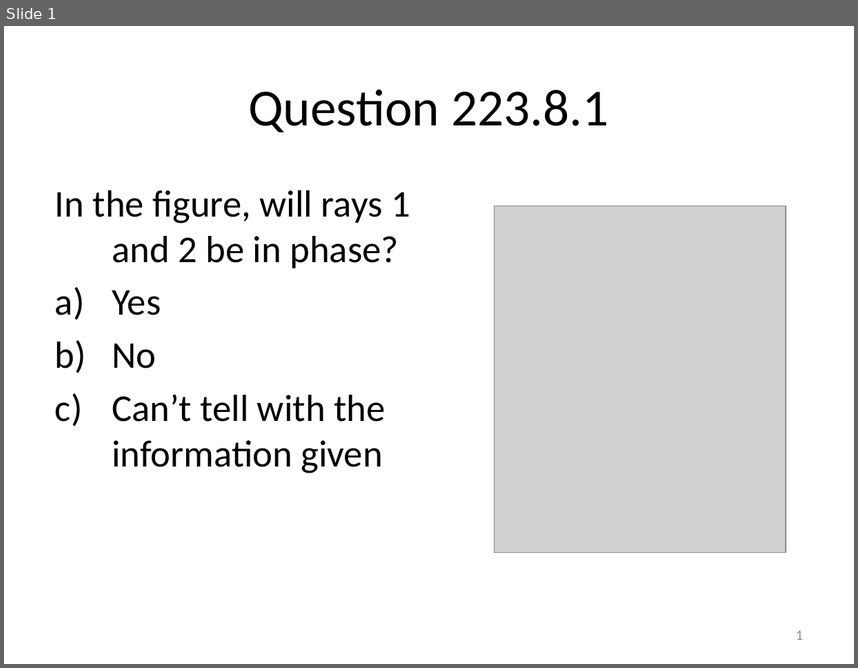
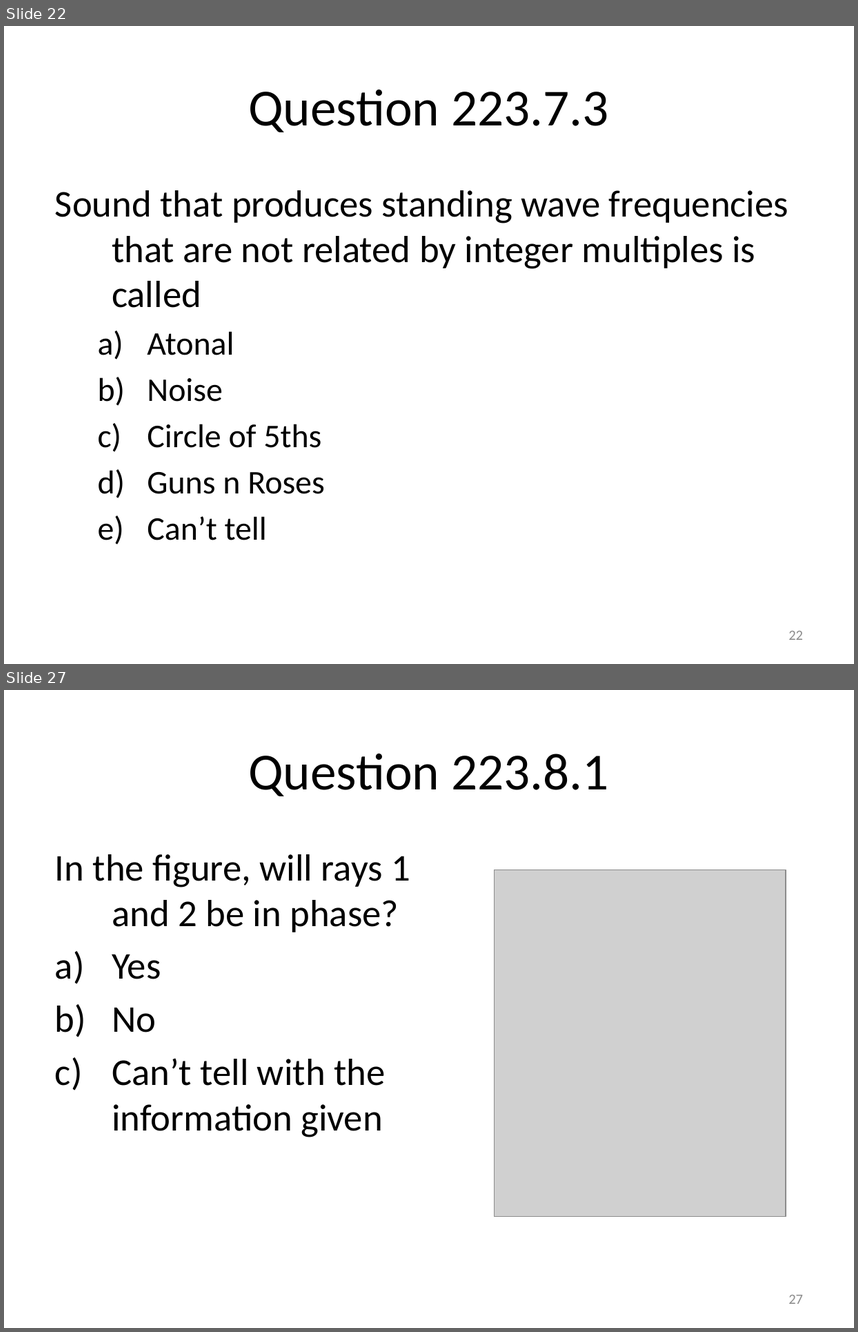
Before and after one commit to rtlines/Introductory-Physics-II, a slide deck: Lecture_Slides/PH 123 Lecture 09.pptx. Shown one above the other, each under a label of ours: slide 1 before the commit, slides 22 and 27 after it; the slides between them are not shown. The pictures are 858x668 and 858x1332 pixels, drawn with LibreOffice and Linux fonts; fonts in the diff are those of the drawing; grey boxes stand for pictures. Boxes give left, top, right and bottom in pixels: in the first picture for what was removed or moved away, otherwise in the second. Text is boxed around its words. In the diff, an @@ line names an element or a change of style, - is before the commit and + after.

```diff
--- a/Lecture_Slides/PH 123 Lecture 09.pptx
+++ b/Lecture_Slides/PH 123 Lecture 09.pptx
@@ slide 22 added at (4,26,854,664), background #FFFFFF @@
@@ title added at (248,89,609,132), 44 pt, text #000000 @@
+Question 223.7.3
@@ text added at (55,190,789,540), 32 pt, text #000000 @@
+Sound that produces standing wave frequencies that are not related by integer multiples is called
+  a) Atonal
+  b) Noise
+  c) Circle of 5ths
+  d) Guns n Roses
+  e) Can’t tell
@@ page number added at (789,630,803,639), 12 pt, text #8C8C8C @@
+22
@@ what was slide 1 is now slide 27 @@
@@ page number at (789,1294,803,1303): text changed @@
-1
+27
```
Also in this commit, not shown: 25 other slides added, 26 other files.
